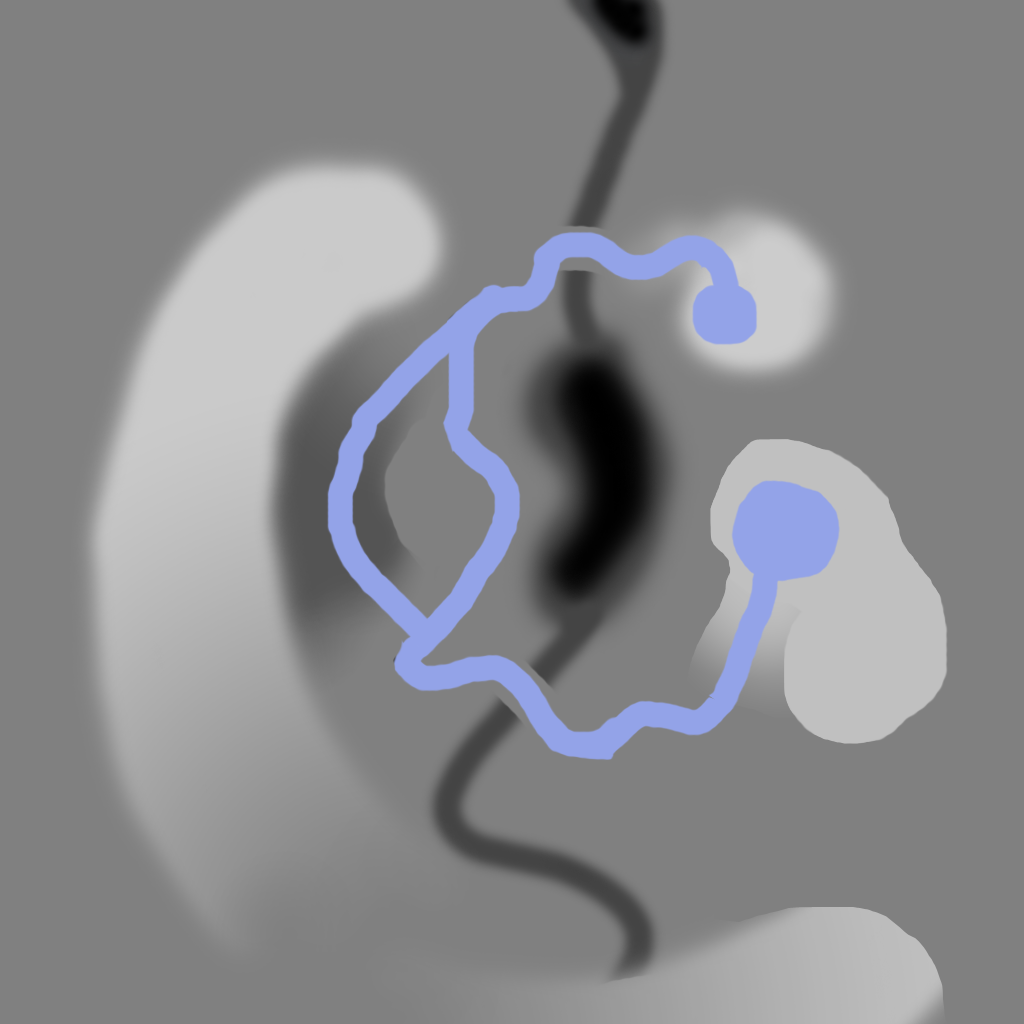
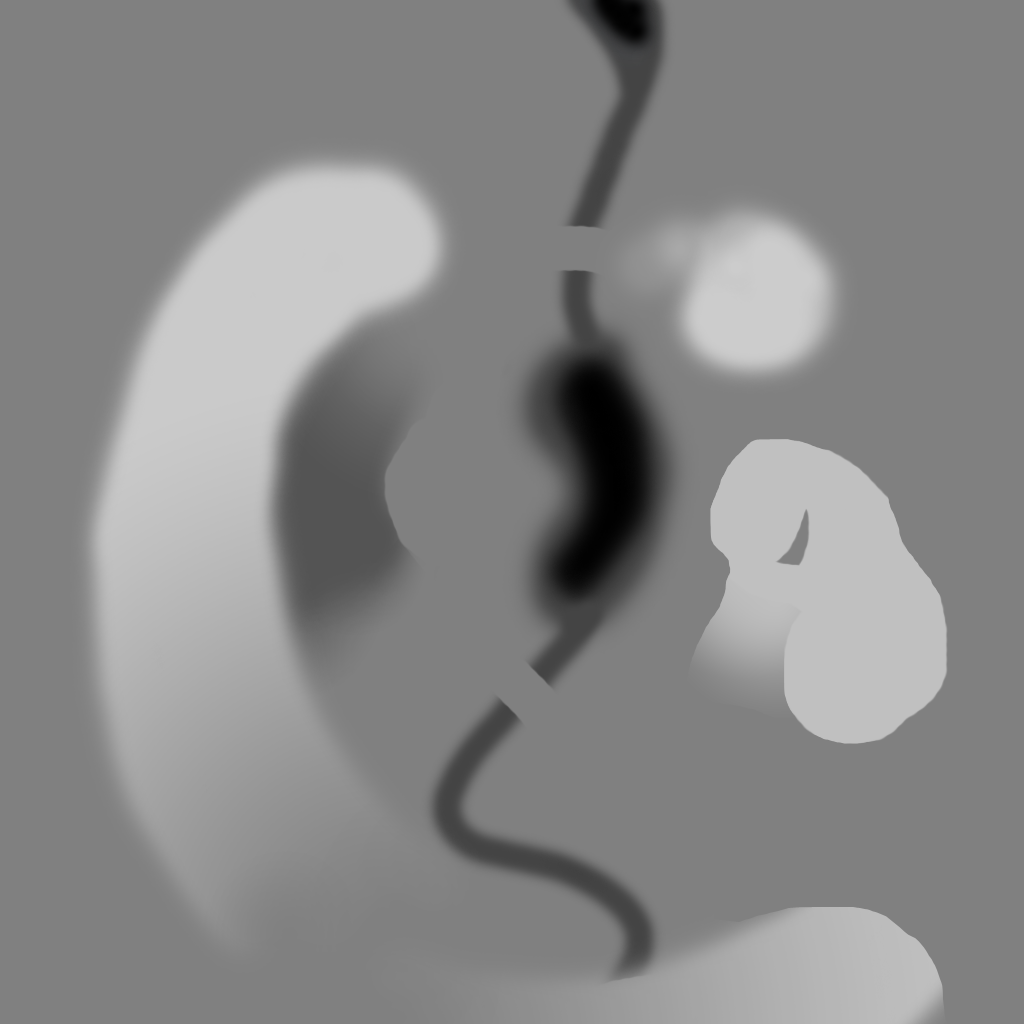
Comparing the layer stacks of the two 1024x1024 images. Changes:
hid "Layer 1 copy 2" over (x1=327, y1=231, x2=840, y2=760)